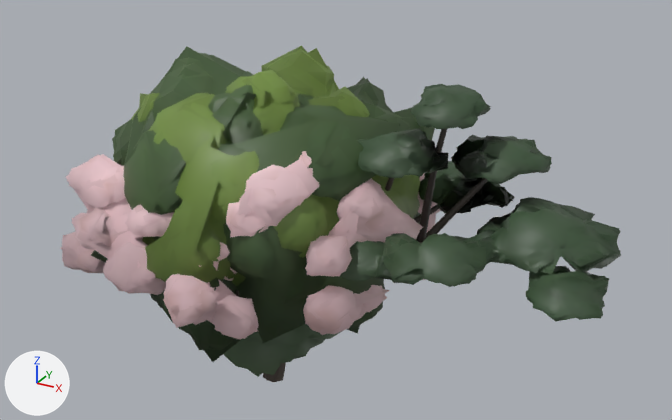
The glTF model src/models/forest.glb as it was, and as the next commit left it.
One viewpoint serves both versions: a camera (50 mm lens) standing at (1.479, -2.245, 1.749) and looking at (0.218, 0.048, 0.602). The lights are fixed; the arrows at lower left show +X, +Y and +Z. The first picture is the older version. Where no turn or scale is listed for an object, it has been applied to the vertices.

The first picture shows 'cherry', 'cherry_dist', 'cherry_far', 'kashi', 'kashi_dist', 'kashi_far', 'konara', 'konara_dist', 'konara_far', 'pine', 'pine_dist', 'pine_far' and 3 more.
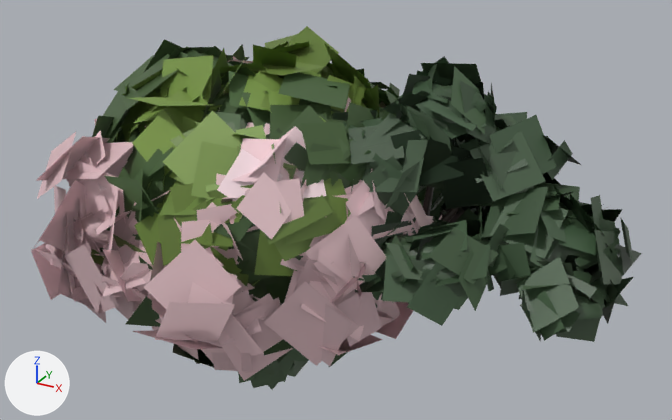
Where the newer file only moved an object's origin or applied its transform, the numbers keep the older frame.

Changed parts and their boxes [x1, y1, x2, y2] in the pictures (672 x 420 px):
```json
{"object": "cherry_leaves", "change": "added", "after": [31, 56, 442, 381]}
{"object": "pine_leaves", "change": "added", "after": [333, 56, 642, 342]}
{"object": "konara_leaves", "change": "added", "after": [91, 26, 423, 286], "on screen": "green"}
{"object": "kashi_leaves", "change": "added", "after": [92, 39, 439, 368], "on screen": "green"}
{"object": "hinoki_leaves", "change": "added", "after": [238, 348, 309, 390]}
{"object": "pine", "change": "unchanged, covered by the edit", "before": [263, 85, 621, 382], "after": [366, 85, 621, 320]}
{"object": "kashi", "change": "unchanged, covered by the edit", "before": [97, 53, 435, 351], "after": [117, 53, 385, 350]}
{"object": "cherry", "change": "unchanged, covered by the edit", "before": [62, 155, 441, 339], "after": [69, 166, 384, 303]}
{"object": "konara", "change": "unchanged, covered by the edit", "before": [130, 48, 420, 286], "after": [161, 54, 366, 134]}
```

Scene script edits in JSON lines:
```json
{"op": "add", "block": "mat_defaultmaterial_019", "code": ["mat_defaultmaterial_019 = bpy.data.materials.new('DefaultMaterial.019')", "mat_defaultmaterial_019.use_nodes = True; mat_defaultmaterial_019.node_tree.nodes.clear()", "_N = mat_defaultmaterial_019.node_tree.nodes; _L = mat_defaultmaterial_019.node_tree.links", "n0 = _N.new('ShaderNodeOutputMaterial'); n0.name = 'Material Output'", "n1 = _N.new('ShaderNodeBsdfPrincipled'); n1.name = 'Principled BSDF'", "n2 = _N.new('ShaderNodeVertexColor'); n2.name = 'Color Attribute'", "_L.new(n1.outputs[0], n0.inputs[0])  # 'BSDF' to 'Surface'", "_L.new(n2.outputs[0], n1.inputs[0])  # 'Color' to 'Base Color'"]}
{"op": "add", "block": "me_pine_leaves", "code": ["me_pine_leaves = bpy.data.meshes.new('pine_leaves')", "me_pine_leaves.from_pydata(...)  # 1800 vertices, 900 faces; spans x -0.551..0.551, y -0.399..0.399, z -0.399..0.399", "me_pine_leaves.materials.append(mat_defaultmaterial_019)"]}
{"op": "add", "block": "me_konara_leaves", "code": ["me_konara_leaves = bpy.data.meshes.new('konara_leaves')", "me_konara_leaves.from_pydata(...)  # 2000 vertices, 1000 faces; spans x -0.529..0.529, y -0.559..0.559, z -0.415..0.415", "me_konara_leaves.materials.append(mat_defaultmaterial_015)"]}
{"op": "add", "block": "me_kashi_leaves", "code": ["me_kashi_leaves = bpy.data.meshes.new('kashi_leaves')", "me_kashi_leaves.from_pydata(...)  # 2000 vertices, 1000 faces; spans x -0.552..0.552, y -0.605..0.605, z -0.412..0.412", "me_kashi_leaves.materials.append(mat_defaultmaterial_011)"]}
{"op": "add", "block": "me_hinoki_leaves", "code": ["me_hinoki_leaves = bpy.data.meshes.new('hinoki_leaves')", "me_hinoki_leaves.from_pydata(...)  # 1680 vertices, 840 faces; spans x -0.289..0.289, y -0.274..0.274, z -0.517..0.517", "me_hinoki_leaves.materials.append(mat_defaultmaterial_007)"]}
{"op": "add", "block": "me_cherry_leaves", "code": ["me_cherry_leaves = bpy.data.meshes.new('cherry_leaves')", "me_cherry_leaves.from_pydata(...)  # 3600 vertices, 1800 faces; spans x -0.662..0.662, y -0.729..0.729, z -0.392..0.392", "me_cherry_leaves.materials.append(mat_defaultmaterial_003)"]}
{"op": "add", "block": "ob_pine_leaves", "code": ["ob_pine_leaves = bpy.data.objects.new('pine_leaves', me_pine_leaves)", "ob_pine_leaves.location = (0.574, 0.004, 0.709)"]}
{"op": "add", "block": "ob_konara_leaves", "code": ["ob_konara_leaves = bpy.data.objects.new('konara_leaves', me_konara_leaves)", "ob_konara_leaves.location = (-0.008, 0.006, 0.691)"]}
{"op": "add", "block": "ob_kashi_leaves", "code": ["ob_kashi_leaves = bpy.data.objects.new('kashi_leaves', me_kashi_leaves)", "ob_kashi_leaves.location = (-0.025, 0.032, 0.66)"]}
{"op": "add", "block": "ob_hinoki_leaves", "code": ["ob_hinoki_leaves = bpy.data.objects.new('hinoki_leaves', me_hinoki_leaves)", "ob_hinoki_leaves.location = (-0.044, -0.001, 0.507)"]}
{"op": "add", "block": "ob_cherry_leaves", "code": ["ob_cherry_leaves = bpy.data.objects.new('cherry_leaves', me_cherry_leaves)", "ob_cherry_leaves.location = (-0.032, 0.011, 0.656)"]}
```
